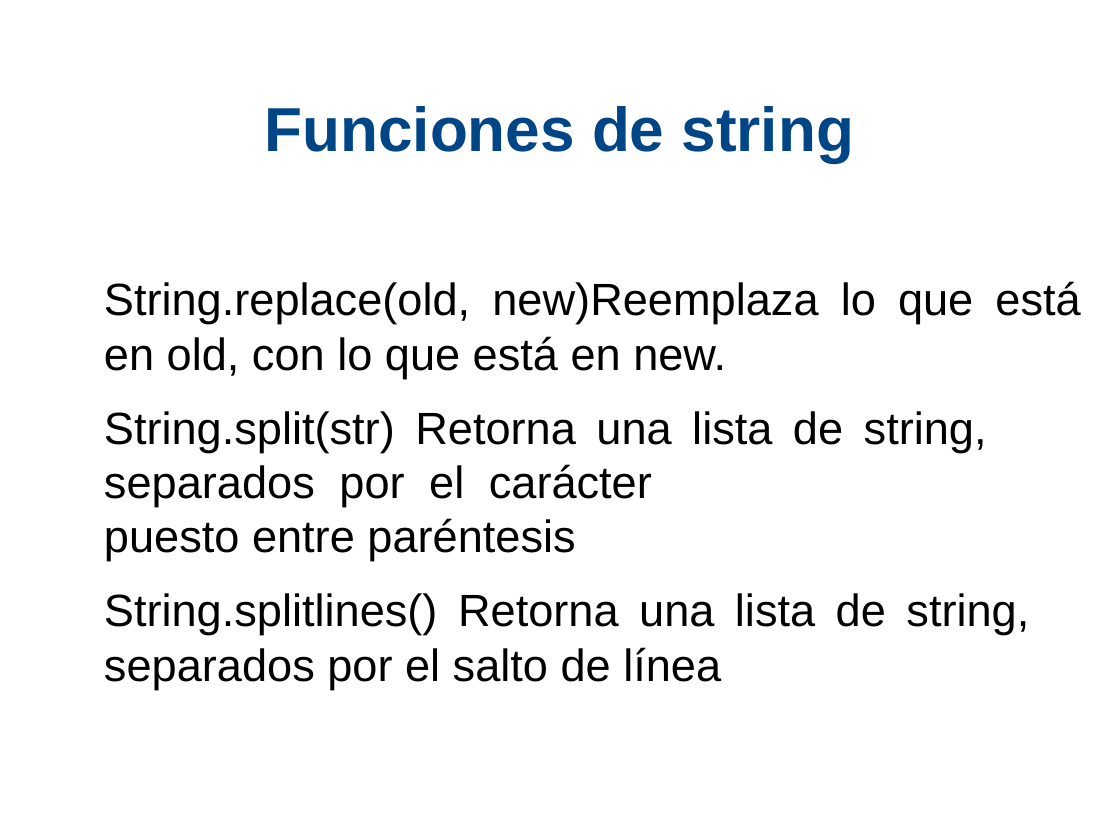
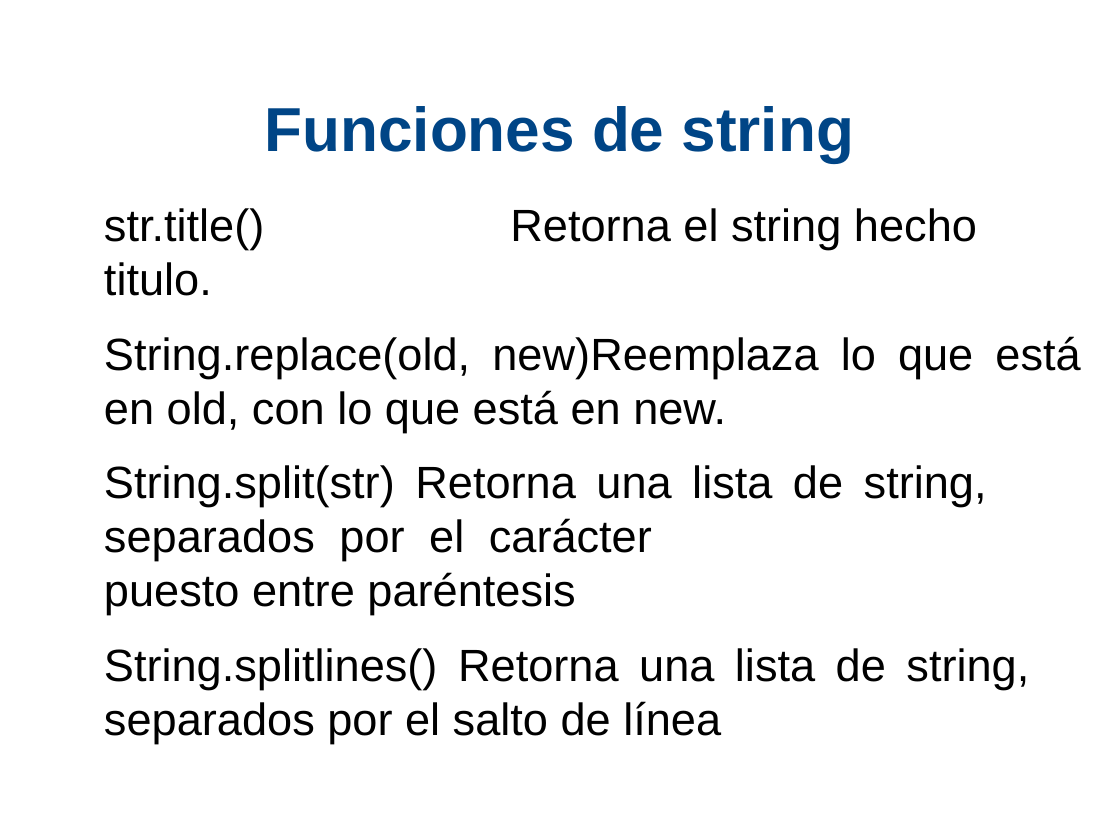
Before and after one commit to xDavidPM/Taller-Python, a slide deck: slide 15 of Python diapositiva.odp. Drawn at 1120x840 pixels with LibreOffice and Linux fonts; fonts in the diff are those of the drawing; background and template pictures are left out. Boxes give left, top, right and bottom in pixels: in the first picture for what was removed or moved away, otherwise in the second. Text is boxed around its words. In the diff, an @@ line names an element or a change of style, - is before the commit and + after.

```diff
--- a/Python diapositiva.odp
+++ b/Python diapositiva.odp
@@ text at bbox=[104, 208, 977, 250]: paragraph added @@
+str.title() Retorna el string hecho titulo.
```
Also in this commit, not shown: 3 other slides changed, 5 slides added, 1 slide removed, 1 other file.
